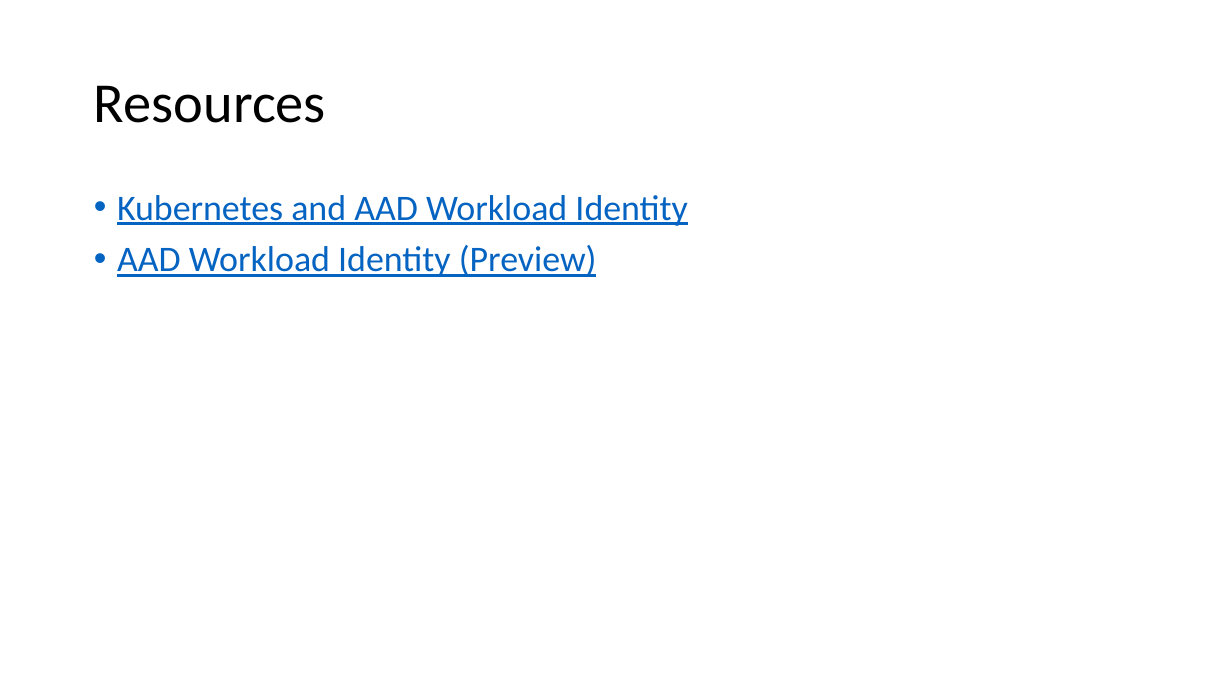
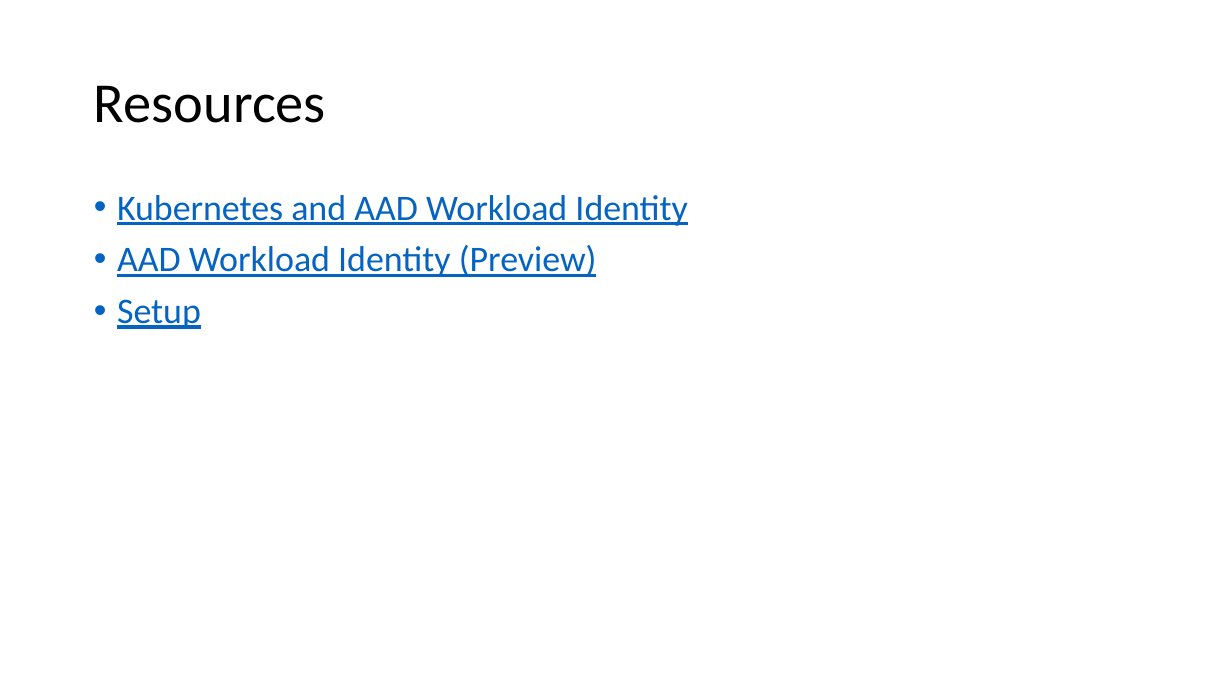
Before and after one commit to mrochon/aks, a slide deck: slide 13 of WorkloadIdentity/Kubernetes and AAD Workload Identity.pptx. Drawn at 1232x693 pixels with LibreOffice and Linux fonts; fonts in the diff are those of the drawing. Boxes give left, top, right and bottom in pixels: in the first picture for what was removed or moved away, otherwise in the second. Text is boxed around its words. In the diff, an @@ line names an element or a change of style, - is before the commit and + after.

```diff
--- a/WorkloadIdentity/Kubernetes and AAD Workload Identity.pptx
+++ b/WorkloadIdentity/Kubernetes and AAD Workload Identity.pptx
@@ text at bbox=[117, 299, 201, 329]: paragraph added @@
+• Setup
```
Also in this commit, not shown: 4 other files.
